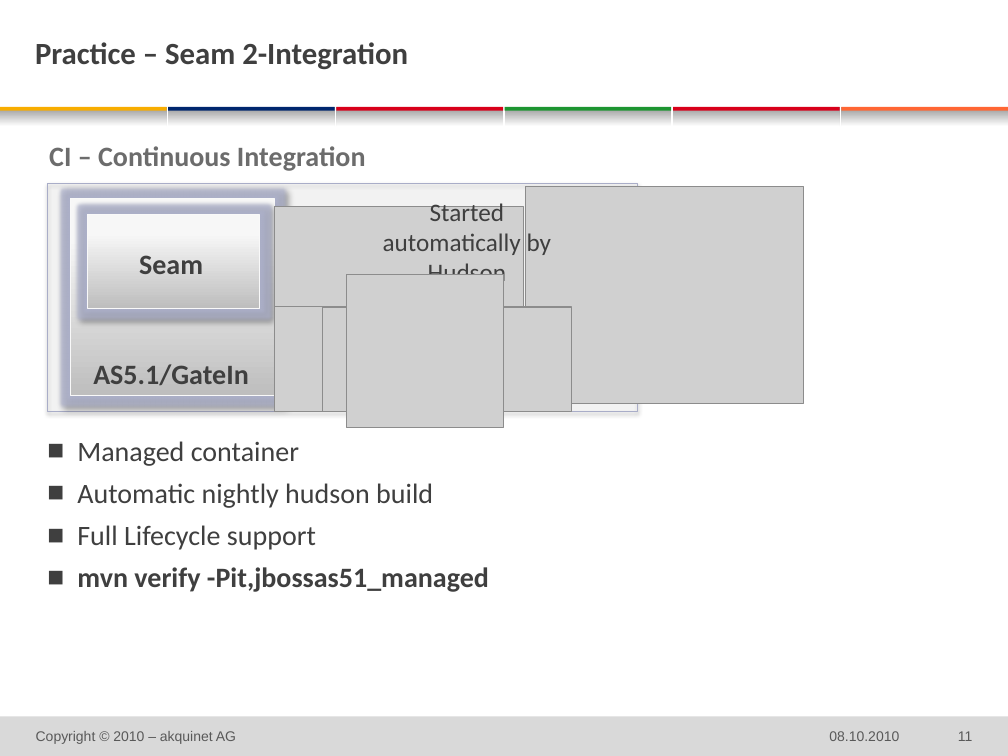
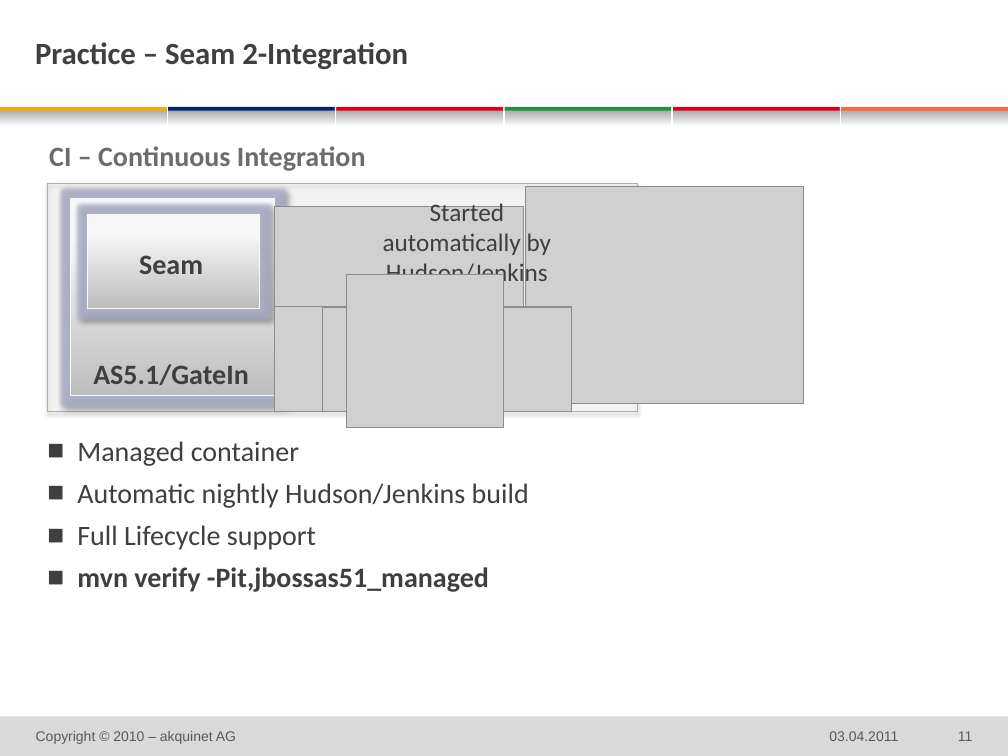
Before and after one commit to michaelschuetz/seamArquillian-sdc2011, a slide deck: slide 11 of doc/sdc_SeamArquillian.pptx. Drawn at 1008x756 pixels with LibreOffice and Linux fonts; fonts in the diff are those of the drawing; grey boxes stand for pictures; background and template pictures are left out. Boxes give left, top, right and bottom in pixels: in the first picture for what was removed or moved away, otherwise in the second. Text is boxed around its words. In the diff, an @@ line names an element or a change of style, - is before the commit and + after.

```diff
--- a/doc/sdc_SeamArquillian.pptx
+++ b/doc/sdc_SeamArquillian.pptx
@@ text at [383, 203, 551, 288]: text changed @@
-Started automatically by Hudson
+Started automatically by Hudson/Jenkins
@@ text at [77, 483, 529, 508]: text changed @@
-  ■ Automatic nightly hudson build
+  ■ Automatic nightly Hudson/Jenkins build
@@ text at [829, 731, 898, 741]: text changed @@
-08.10.2010
+03.04.2011
```
Also in this commit, not shown: 14 other slides changed, 1 slide added, 1 slide removed.
